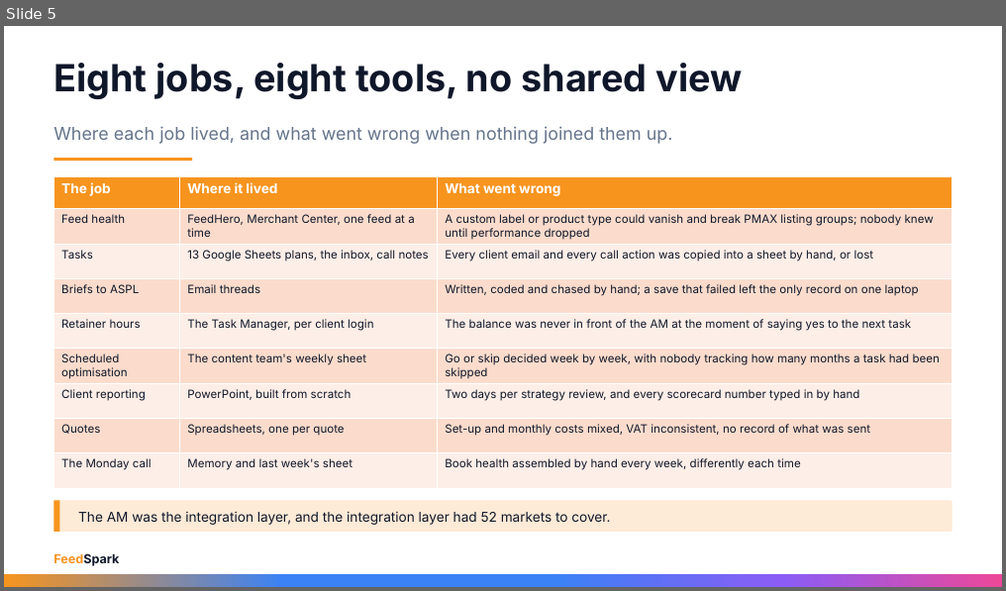
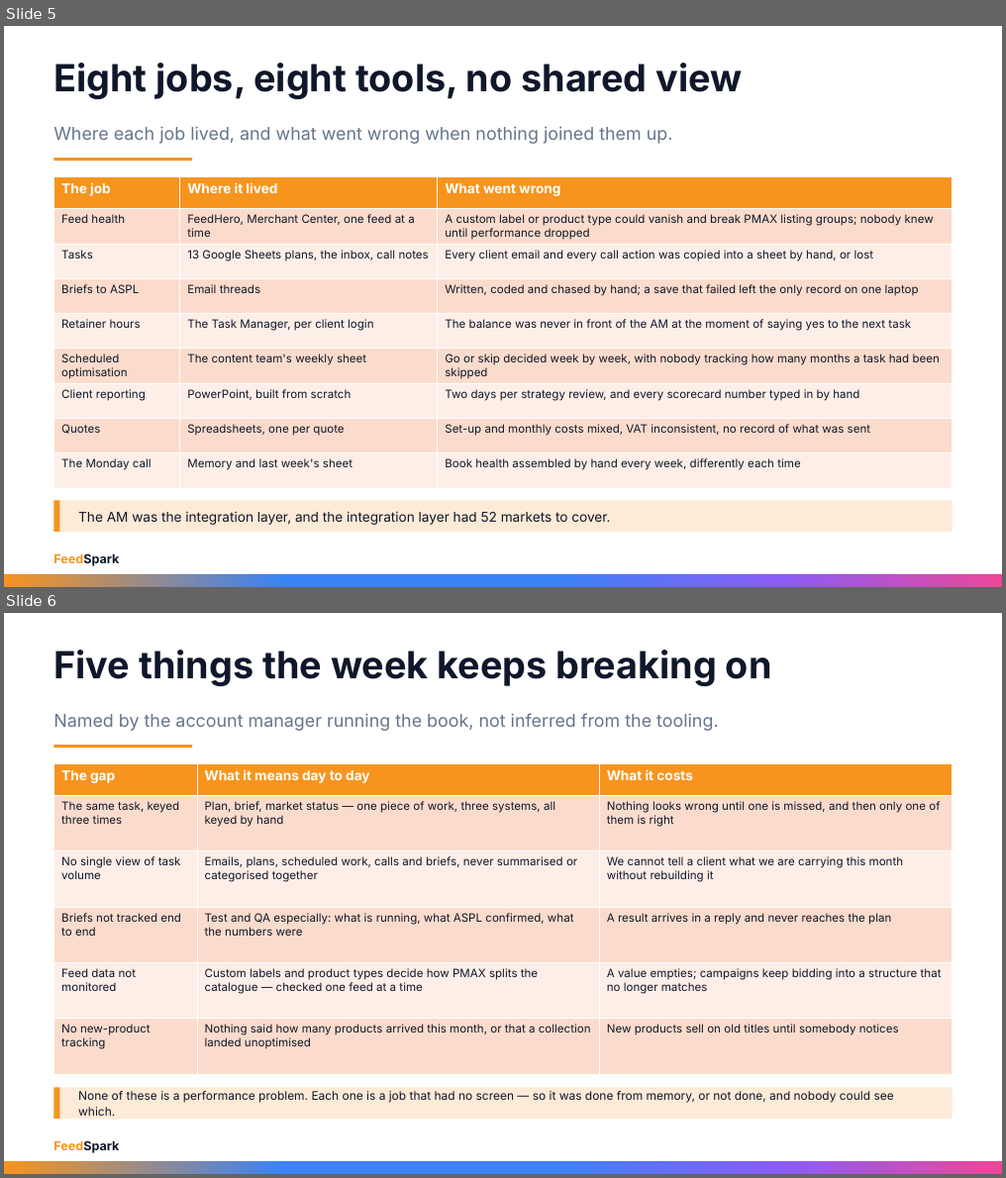
Before and after one commit to rayvtt/feedspark, a slide deck: docs/materials/FCC_Business_Case_Sep26.pptx. Shown one above the other, each under a label of ours: slide 5 before the commit, slides 5 and 6 after it. The pictures are 1006x591 and 1006x1178 pixels, drawn with LibreOffice and Linux fonts; fonts in the diff are those of the drawing. Boxes give left, top, right and bottom in pixels: in the first picture for what was removed or moved away, otherwise in the second. Text is boxed around its words. In the diff, an @@ line names an element or a change of style, - is before the commit and + after.

```diff
--- a/docs/materials/FCC_Business_Case_Sep26.pptx
+++ b/docs/materials/FCC_Business_Case_Sep26.pptx
@@ slide 6 added at [4, 613, 1002, 1174], background #FFFFFF; not listed: 6 template elements that a slide beside it also shows @@
@@ title added at [54, 650, 772, 686], 36 pt, text #0F172A, bold @@
+Five things the week keeps breaking on
@@ text added at [54, 713, 718, 731], 17 pt, text #64748B @@
+Named by the account manager running the book, not inferred from the tooling.
@@ table added at [54, 764, 952, 1075], 6 rows, 3 columns @@
+The gap | What it means day to day | What it costs
+The same task, keyed three times | Plan, brief, market status — one piece of work, three systems, all keyed by hand | Nothing looks wrong until one is missed, and then only one of them is right
+No single view of task volume | Emails, plans, scheduled work, calls and briefs, never summarised or categorised together | We cannot tell a client what we are carrying this month without rebuilding it
+Briefs not tracked end to end | Test and QA especially: what is running, what ASPL confirmed, what the numbers were | A result arrives in a reply and never reaches the plan
+Feed data not monitored | Custom labels and product types decide how PMAX splits the catalogue — checked one feed at a time | A value empties; campaigns keep bidding into a structure that no longer matches
+No new-product tracking | Nothing said how many products arrived this month, or that a collection landed unoptimised | New products sell on old titles until somebody notices
@@ text added at [78, 1091, 894, 1116], 11.4 pt, text #0F172A @@
+None of these is a performance problem. Each one is a job that had no screen — so it was done from memory, or not done, and nobody could see which.
```
Also in this commit, not shown: 3 other slides added, 2 other files.
